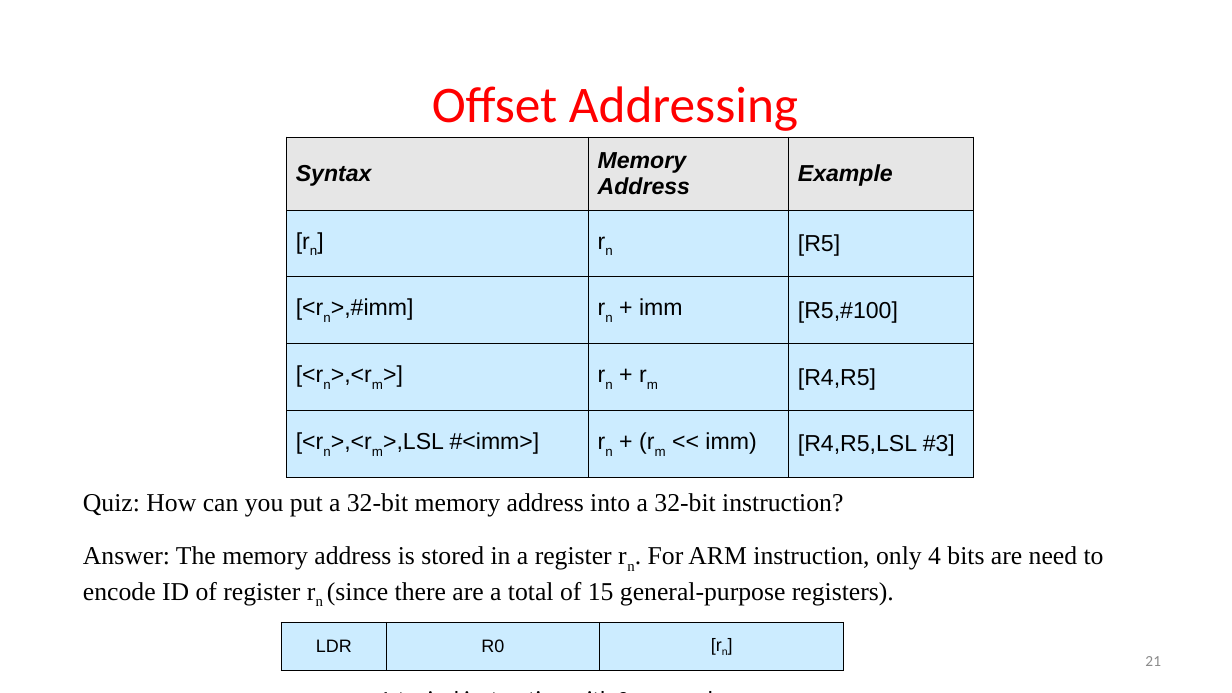
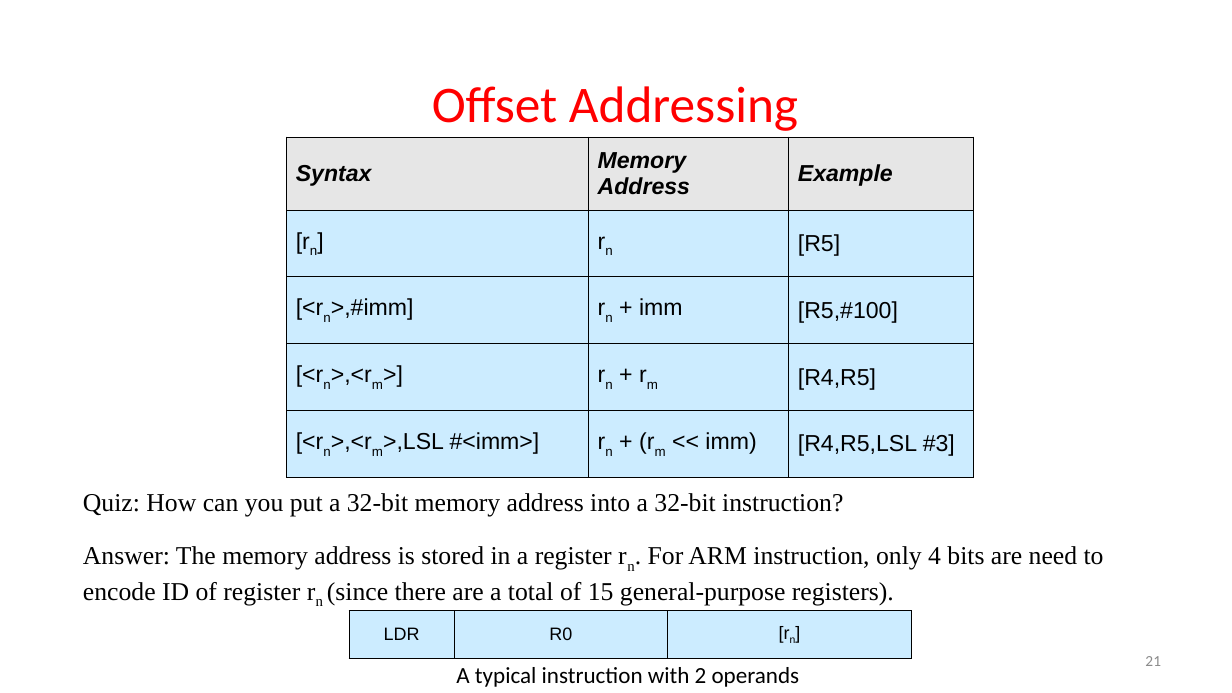
Before and after one commit to guhofstra/CSC111Fa25, a slide deck: slide 21 of PPTs/L3 DataManipulation.pptx. Drawn at 1232x693 pixels with LibreOffice and Linux fonts; fonts in the diff are those of the drawing. Boxes give left, top, right and bottom in pixels: in the first picture for what was removed or moved away, otherwise in the second. Text is boxed around its words. In the diff, an @@ line names an element or a change of style, - is before the commit and + after.

```diff
--- a/PPTs/L3 DataManipulation.pptx
+++ b/PPTs/L3 DataManipulation.pptx
@@ table: place and size @@
-table at bbox=[281, 623, 844, 671]
+table at bbox=[349, 611, 912, 659]
@@ text "A typical instruction with 2 ..." rewrapped from bbox=[370, 680, 736, 693] to bbox=[456, 667, 800, 687] @@
```
Also in this commit, not shown: 11 other slides changed, 1 slide removed, 1 other file.
